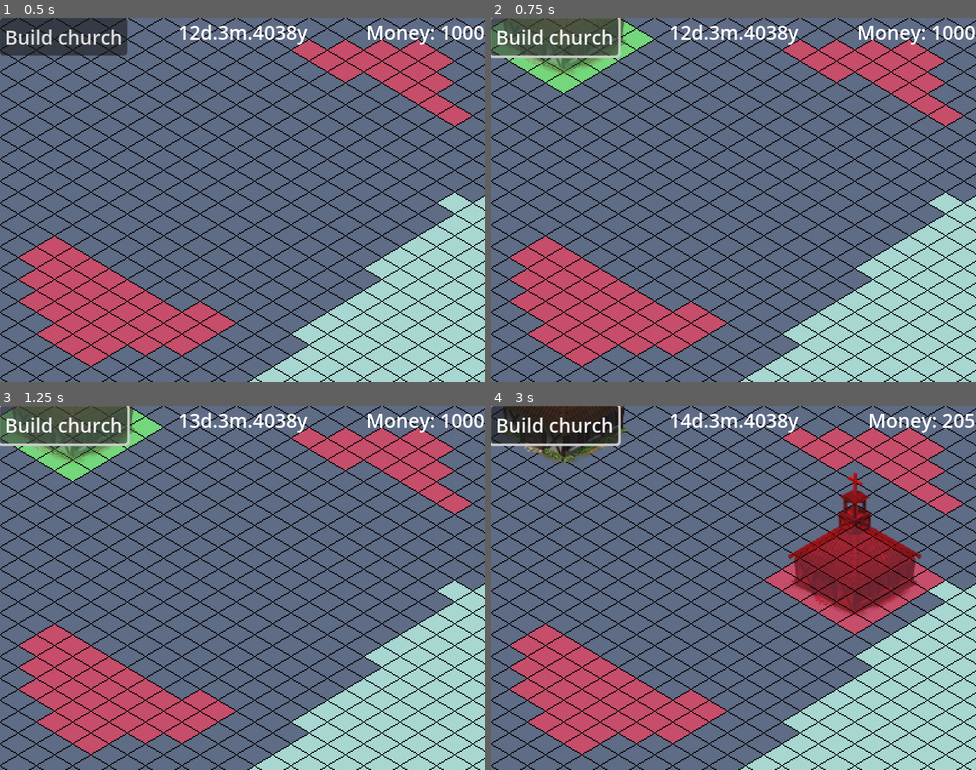
Above: before the commit, frames 1-4 (two rows, left to right).
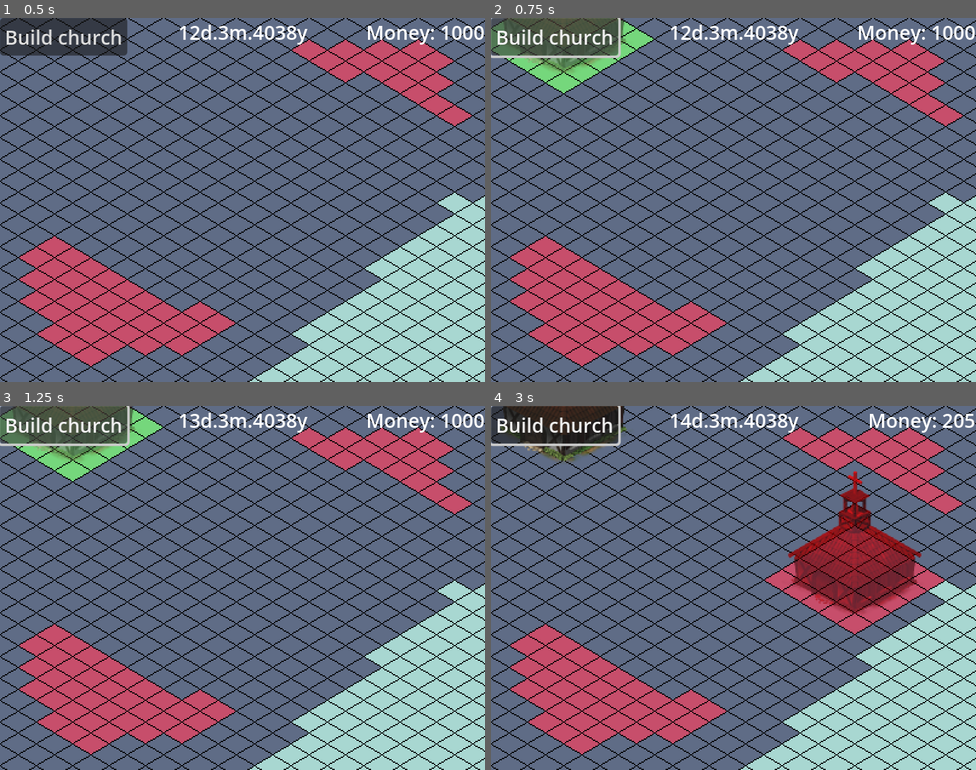
Above: after the commit, the same moments.

Repository: BurntRobot/artifical_heart_at_the_water-s_edge
Game: Godot game, scene res://world.tscn
The game is run twice, just before and just after one commit, with the same random seed, the same clock (stepped at 60 frames per second) and the same inputs.
Inputs (mouse positions are in pixels of both pictures, inside the frame that each line leads up to):
- Up to frame 1 (0.5 s): no input
- Up to frame 2 (0.75 s): click "Build church" at 0.5 s
- Up to frame 3 (1.25 s): no input
- Up to frame 4 (3 s): click "Build church" at 1.25 s; click "Build church" at 2 s; tap Enter at 2.75 s; move the mouse to (840, 569) at 2.77 s; press the mouse at (840, 569) at 2.78 s

Frame 1 is identical in both runs. In frame 2, less than 0.1% of the frame differs, in the area x 7-28%, y 0-16%; in frame 3, less than 0.1%; in frame 4, 1.0%, in the area x 2-89%, y 0-58%.

Commit message:
Spliting town hall building from main base class.

Diff:
--- a/Buildings/building.gd
+++ b/Buildings/building.gd
@@ -13,6 +13,7 @@
 
 func _ready() -> void:
 	CityResources._on_next_day.connect(_next_day)
+	CityResources._on_next_month.connect(_next_month)
 
 func _physics_process(_delta: float) -> void:
 	if not is_built:
@@ -43,11 +44,6 @@
 	animation_player.play("start_building")
 	is_built = true
 	CityResources.money -= building_cost
-	CityResources.max_houses = 1
 
-func _next_day():
-	if is_built:
-		CityResources.money += 5 #TODO: *workers
-
-func _next_month():
-	pass
+func _next_day(): pass
+func _next_month(): pass
--- a/Buildings/building.tscn
+++ b/Buildings/building.tscn
@@ -92,7 +92,6 @@
 
 [node name="Sprite" type="Sprite2D" parent="."]
 self_modulate = Color(1, 1, 1, 0.5372549)
-position = Vector2(0, -38)
 
 [node name="AnimationPlayer" type="AnimationPlayer" parent="."]
 libraries = {
--- /dev/null
+++ b/Buildings/town_hall.gd
@@ -0,0 +1,10 @@
+extends Building
+
+
+func _build():
+	super._build()
+	CityResources.max_houses = 1
+
+func _next_day():
+	if is_built:
+		CityResources.money += 5 #TODO: *workers
--- a/Buildings/church.tscn
+++ b/Buildings/town_hall.tscn
@@ -1,15 +1,15 @@
-[gd_scene load_steps=3 format=4 uid="uid://ce0ymdlijkja6"]
+[gd_scene load_steps=4 format=4 uid="uid://ce0ymdlijkja6"]
 
 [ext_resource type="PackedScene" uid="uid://cyqa3xdmnxit8" path="res://Buildings/building.tscn" id="1_key4u"]
+[ext_resource type="Script" uid="uid://fhq738iu11bn" path="res://Buildings/town_hall.gd" id="2_5efca"]
 [ext_resource type="Texture2D" uid="uid://gnha5jdds1fq" path="res://Buildings/church_sprite_for_testing/renders/idle/45/000.png" id="2_8r65t"]
 
-[node name="Building" instance=ExtResource("1_key4u")]
+[node name="TownHall" instance=ExtResource("1_key4u")]
+script = ExtResource("2_5efca")
 
 [node name="Base" parent="." index="0"]
 tile_map_data = PackedByteArray("AAD//wAAAAACAAAAAAD//wEAAAACAAAAAAD//wIAAAACAAAAAAD/////AAACAAAAAAD///7/AAACAAAAAAABAA …(320 unchanged characters)…
 
 [node name="Sprite" parent="." index="1"]
+position = Vector2(0, -39)
 texture = ExtResource("2_8r65t")
-
-[node name="AnimationPlayer" parent="." index="2"]
-unique_name_in_owner = true
--- a/world.tscn
+++ b/world.tscn
@@ -2,7 +2,7 @@
 
 [ext_resource type="Script" uid="uid://b6kq3swrrqtyl" path="res://Map/map.gd" id="1_aqk2v"]
 [ext_resource type="TileSet" uid="uid://chx3a5tst7d7j" path="res://Map/Tiles/tile_set.tres" id="1_fj7yv"]
-[ext_resource type="PackedScene" uid="uid://ce0ymdlijkja6" path="res://Buildings/church.tscn" id="2_036b0"]
+[ext_resource type="PackedScene" uid="uid://ce0ymdlijkja6" path="res://Buildings/town_hall.tscn" id="2_036b0"]
 [ext_resource type="Script" uid="uid://c8b52ovhgrp2j" path="res://Player/player_camera.gd" id="4_aqk2v"]
 [ext_resource type="Script" uid="uid://dyl05h3ppiq0x" path="res://GUI/money_label.gd" id="5_036b0"]
 [ext_resource type="Script" uid="uid://djjjdyay4mfa2" path="res://GUI/day_timer.gd" id="6_dwbse"]
Not shown, added: Buildings/town_hall.gd.uid
